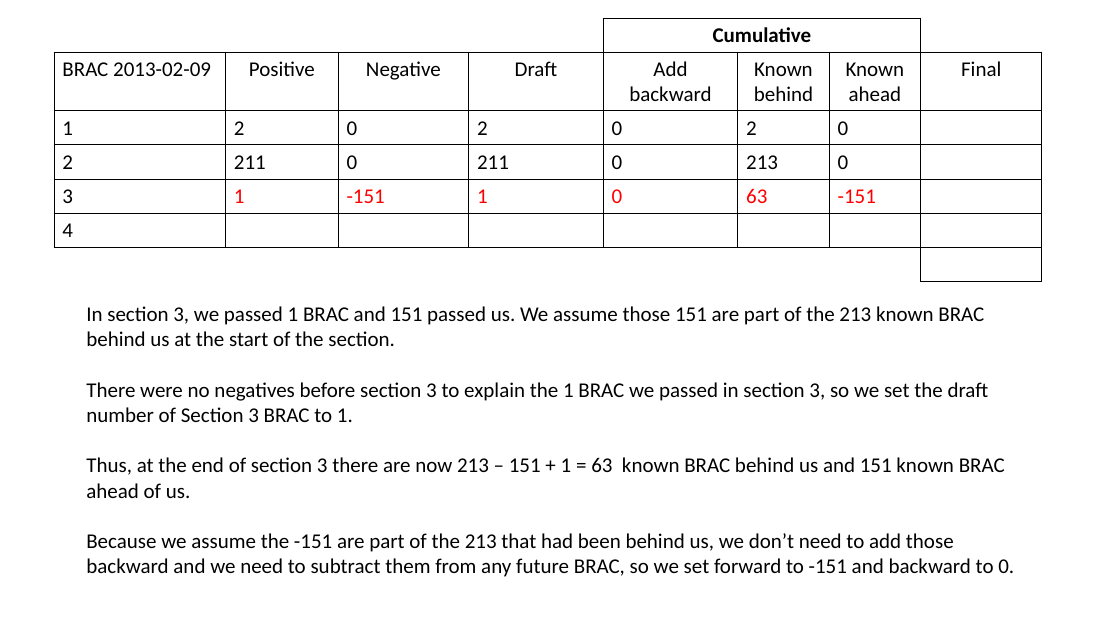
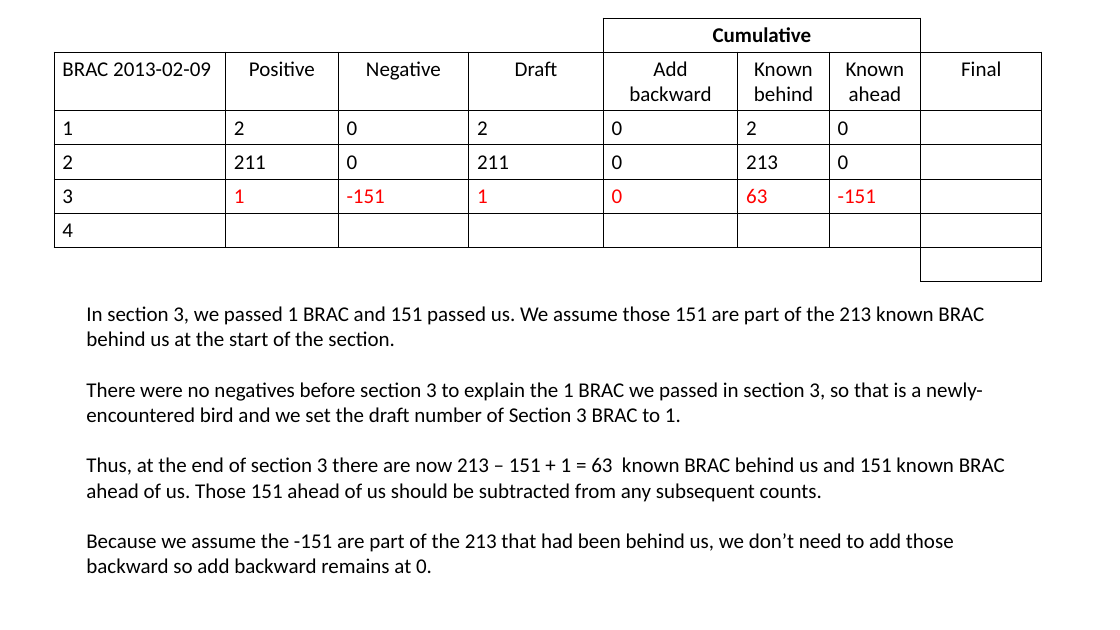
Before and after one commit to scottfjennings/ACR_waterbird_data_management, a slide deck: slide 22 of new_negative_logic_examples.pptx. Drawn at 1120x630 pixels with LibreOffice and Linux fonts; fonts in the diff are those of the drawing. Boxes give left, top, right and bottom in pixels: in the first picture for what was removed or moved away, otherwise in the second. Text is boxed around its words. In the diff, an @@ line names an element or a change of style, - is before the commit and + after.

```diff
--- a/new_negative_logic_examples.pptx
+++ b/new_negative_logic_examples.pptx
@@ text at [86, 382, 1005, 573]: text changed @@
-There were no negatives before section 3 to explain the 1 BRAC we passed in section 3, so we set the draft number of Section 3 BRAC to 1.
-Thus, at the end of section 3 there are now 213 – 151 + 1 = 63 known BRAC behind us and 151 known BRAC ahead of us.
-Because we assume the -151 are part of the 213 that had been behind us, we don’t need to add those backward and we need to subtract them from any future BRAC, so we set forward to -151 and backward to 0.
+There were no negatives before section 3 to explain the 1 BRAC we passed in section 3, so that is a newly-encountered bird and we set the draft number of Section 3 BRAC to 1.
+Thus, at the end of section 3 there are now 213 – 151 + 1 = 63 known BRAC behind us and 151 known BRAC ahead of us. Those 151 ahead of us should be subtracted from any subsequent counts.
+Because we assume the -151 are part of the 213 that had been behind us, we don’t need to add those backward so add backward remains at 0.
```
Also in this commit, not shown: 19 other slides changed, 1 other file.
